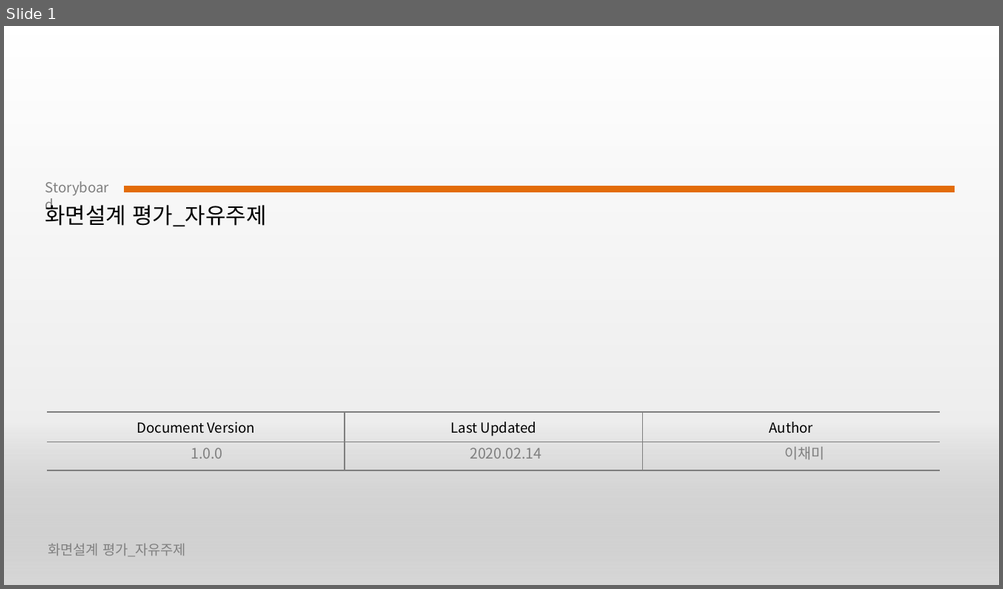
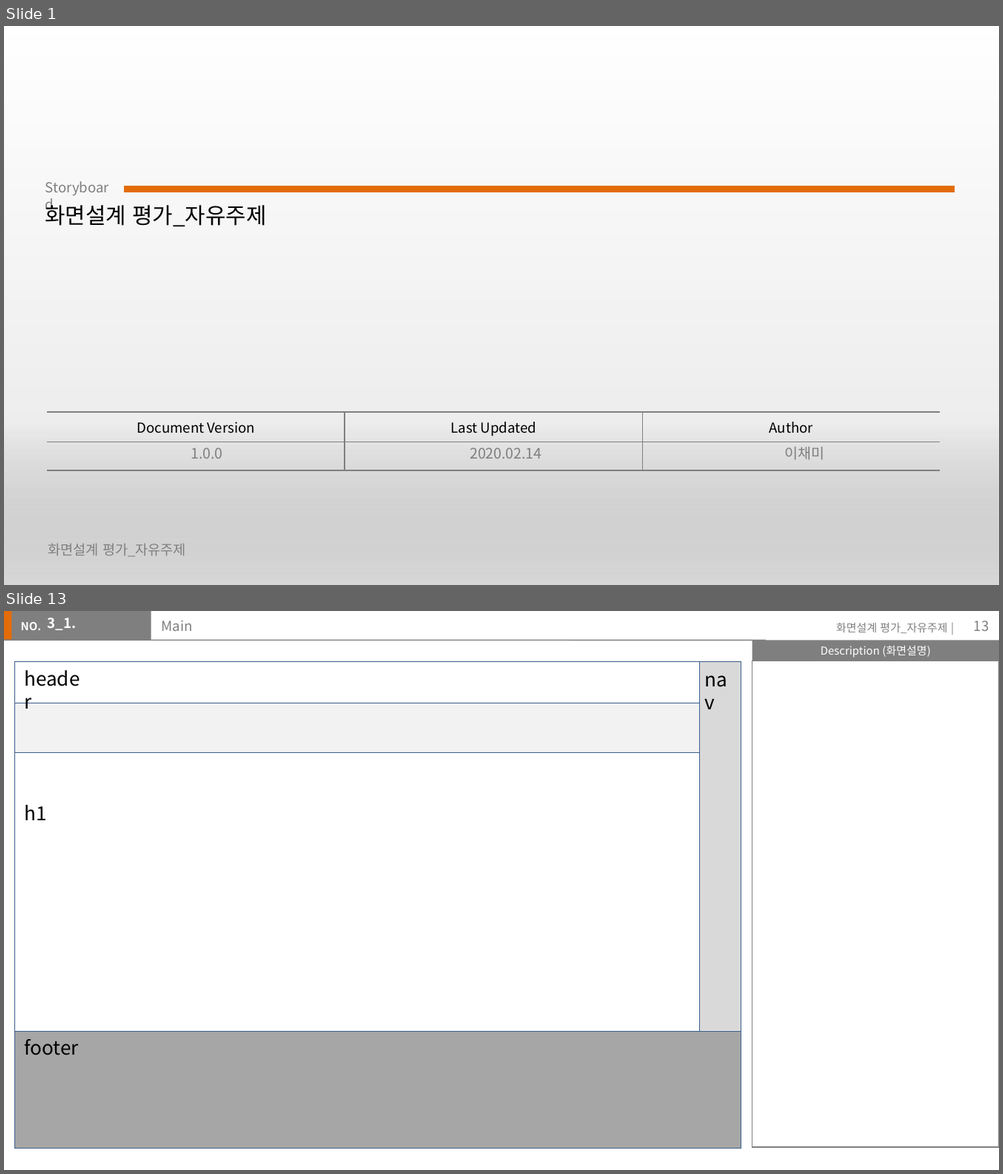
Before and after one commit to chaemilee9012/TIL2020, a slide deck: assignment/storyboard/이채미.pptx. Shown one above the other, each under a label of ours: slide 1 before the commit, slides 1 and 13 after it; the slides between them are not shown. The pictures are 1003x589 and 1003x1174 pixels, drawn with LibreOffice and Linux fonts; fonts in the diff are those of the drawing. Boxes give left, top, right and bottom in pixels: in the first picture for what was removed or moved away, otherwise in the second. Text is boxed around its words. In the diff, an @@ line names an element or a change of style, - is before the commit and + after.

```diff
--- a/assignment/storyboard/이채미.pptx
+++ b/assignment/storyboard/이채미.pptx
@@ slide 13 added at (x1=4, y1=611, x2=999, y2=1170), background #FFFFFF @@
@@ rectangle added at (x1=4, y1=611, x2=15, y2=640), fill #E36C09 @@
@@ rectangle added at (x1=12, y1=611, x2=151, y2=640), fill #7F7F7F @@
@@ text added at (x1=21, y1=622, x2=42, y2=630), 8 pt, text #FFFFFF, bold @@
+NO.
@@ text added at (x1=48, y1=618, x2=77, y2=630), 10 pt, text #FFFFFF, bold @@
+3_1.
@@ title added at (x1=162, y1=620, x2=193, y2=631), 10 pt, text #7F7F7F @@
+Main
@@ text added at (x1=836, y1=622, x2=947, y2=633), 8 pt, text #7F7F7F @@
+화면설계 평가_자유주제 |
@@ page number added at (x1=973, y1=621, x2=989, y2=631), 10 pt, text #7F7F7F @@
+13
@@ line added from (4, 640) to (766, 640), #7F7F7F 0.75 pt @@
@@ rectangle added at (x1=752, y1=640, x2=999, y2=661), fill #7F7F7F, 8 pt, text #FFFFFF @@
+Description (화면설명)
@@ rectangle added at (x1=14, y1=662, x2=740, y2=1149), fill #FFFFFF, outline #3A5F8C 0.25 pt @@
@@ text added at (x1=14, y1=662, x2=96, y2=695), 14 pt, text #000000 @@
+header
@@ text added at (x1=695, y1=663, x2=747, y2=697), 14 pt, text #000000 @@
+nav
@@ rectangle added at (x1=699, y1=662, x2=740, y2=1031), fill #D9D9D9, outline #3A5F8C 0.25 pt @@
@@ rectangle added at (x1=752, y1=661, x2=999, y2=1147), outline #7F7F7F 0.75 pt @@
@@ rectangle added at (x1=14, y1=703, x2=699, y2=752), fill #F2F2F2, outline #3A5F8C 0.25 pt @@
@@ text added at (x1=24, y1=805, x2=46, y2=820), 14 pt, text #000000 @@
+h1
@@ rectangle added at (x1=14, y1=1032, x2=740, y2=1149), fill #A6A6A6, outline #3A5F8C 0.25 pt @@
@@ text added at (x1=24, y1=1039, x2=79, y2=1056), 14 pt, text #000000 @@
+footer
```
Also in this commit, not shown: 8 slides changed, 5 other slides added, 5 other files.
